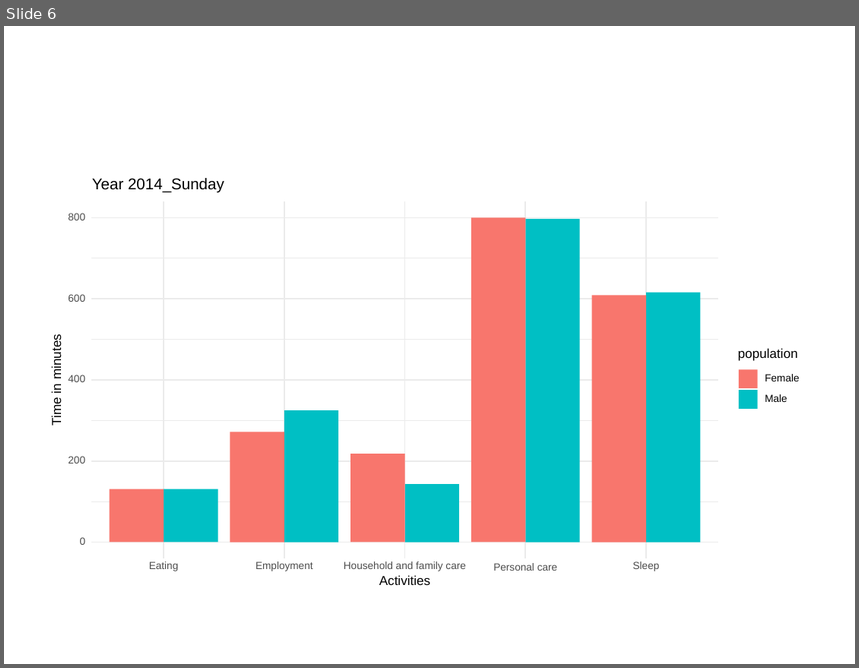
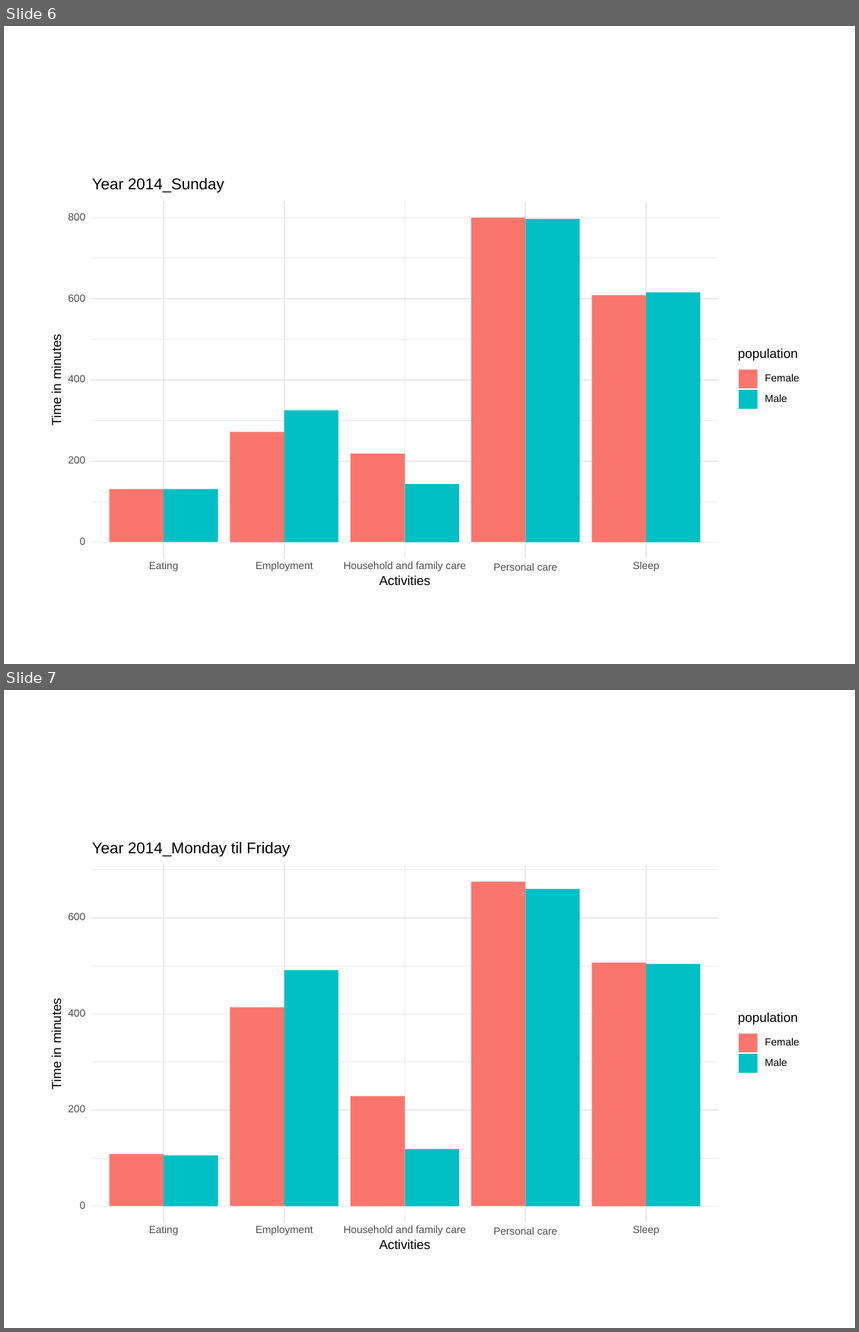
Before and after one commit to rbind/b-rodrigues.github.com, a slide deck: content/blog/test.pptx. Shown one above the other, each under a label of ours: slide 6 before the commit, slides 6 and 7 after it. The pictures are 859x668 and 859x1332 pixels, drawn with LibreOffice and Linux fonts; fonts in the diff are those of the drawing. Boxes give left, top, right and bottom in pixels: in the first picture for what was removed or moved away, otherwise in the second. Text is boxed around its words. In the diff, an @@ line names an element or a change of style, - is before the commit and + after.

```diff
--- a/content/blog/test.pptx
+++ b/content/blog/test.pptx
@@ slide 7 added at bbox=[4, 690, 855, 1328], background #FFFFFF @@
@@ group added at bbox=[47, 839, 813, 1260]: 15 texts, 13 rectangles, 13 freeform shapes @@
+0
+200
+400
+600
+Eating
+Employment
+Household and family care
+Personal care
+Sleep
+Activities
+Time in minutes
+population
+Female
+Male
+Year 2014_Monday til Friday
```
Also in this commit, not shown: 2 other slides added, 23 other files.
